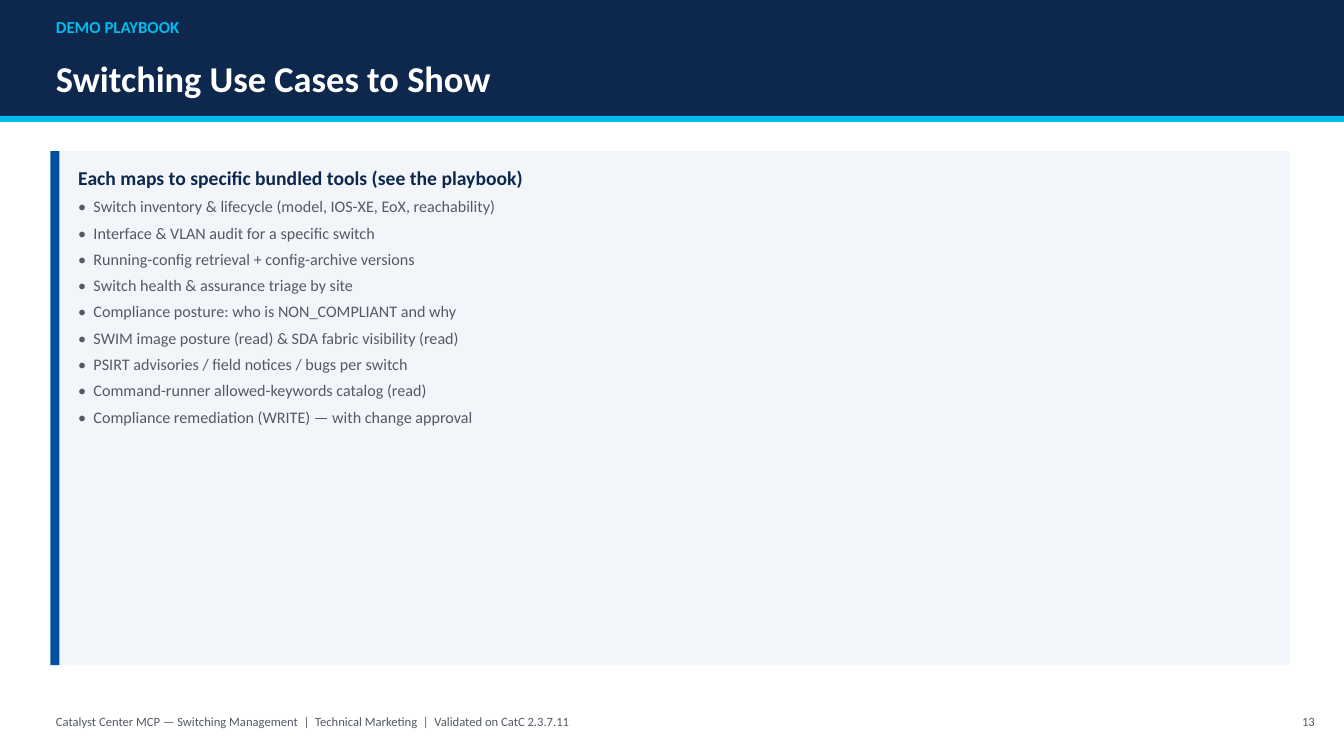
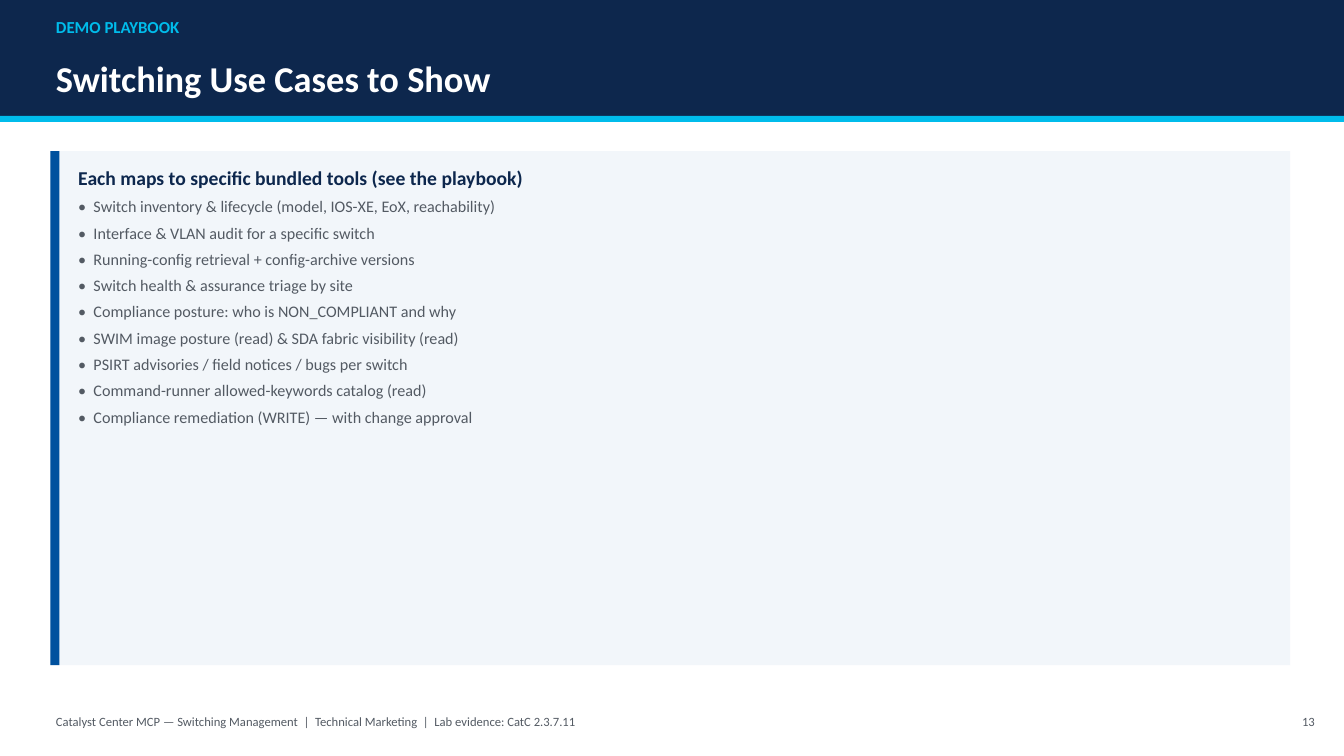
Before and after one commit to jeremycohoe/catc-mcp-oss, a slide deck: slide 13 of examples/switching-validation/Catalyst-Center-MCP-Switching.pptx. Drawn at 1344x756 pixels with LibreOffice and Linux fonts; fonts in the diff are those of the drawing. Boxes give left, top, right and bottom in pixels: in the first picture for what was removed or moved away, otherwise in the second. Text is boxed around its words. In the diff, an @@ line names an element or a change of style, - is before the commit and + after.

```diff
--- a/examples/switching-validation/Catalyst-Center-MCP-Switching.pptx
+++ b/examples/switching-validation/Catalyst-Center-MCP-Switching.pptx
@@ text at (56,717,575,728): text changed @@
-Catalyst Center MCP — Switching Management | Technical Marketing | Validated on CatC 2.3.7.11
+Catalyst Center MCP — Switching Management | Technical Marketing | Lab evidence: CatC 2.3.7.11
```
Also in this commit, not shown: 13 other slides changed, 1 slide added, 8 other files.
